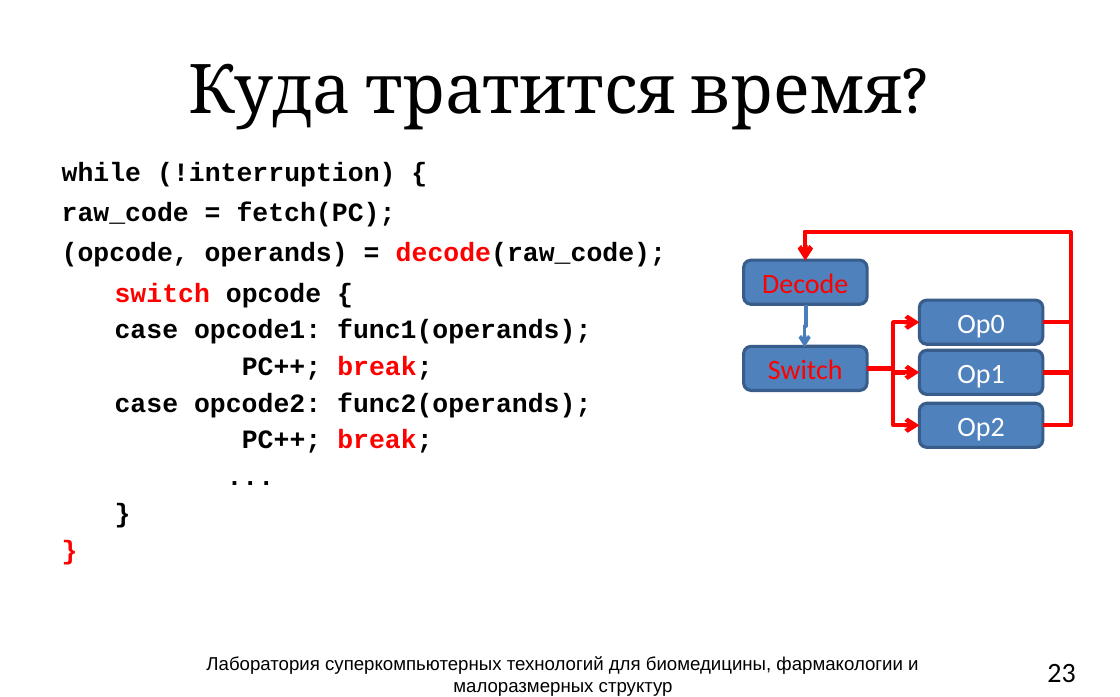
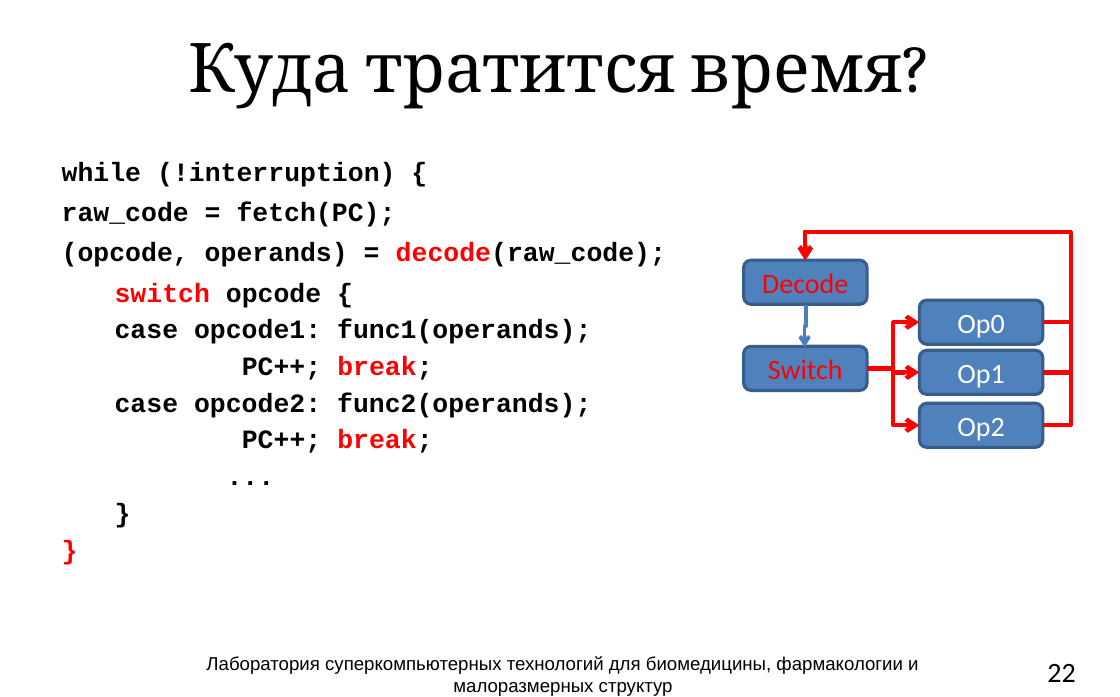
Before and after one commit to atakua/simlectures-archive, a slide deck: slide 22 of lecture03-cpu-interpretation/lecture03-cpu-interpretation.pptx (slide 23 before the commit). Drawn at 1120x697 pixels with LibreOffice and Linux fonts; fonts in the diff are those of the drawing; background and template pictures are left out. Boxes give left, top, right and bottom in pixels: in the first picture for what was removed or moved away, otherwise in the second. Text is boxed around its words. In the diff, an @@ line names an element or a change of style, - is before the commit and + after.

```diff
--- a/lecture03-cpu-interpretation/lecture03-cpu-interpretation.pptx
+++ b/lecture03-cpu-interpretation/lecture03-cpu-interpretation.pptx
@@ title "Куда тратится время?": place and size @@
-title "Куда тратится время?" at [188, 63, 902, 130]
+title "Куда тратится время?" at [188, 42, 902, 109]
@@ page number at [1047, 664, 1075, 682]: text changed @@
-23
+22
```
Also in this commit, not shown: 14 other slides changed, 3 slides added, 2 slides removed.
